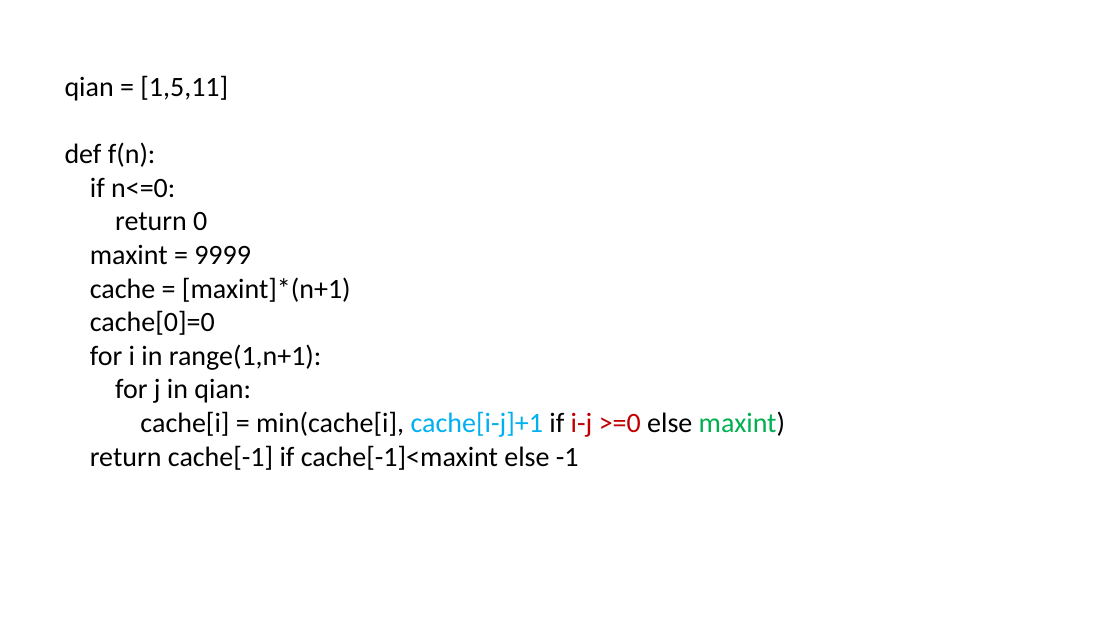
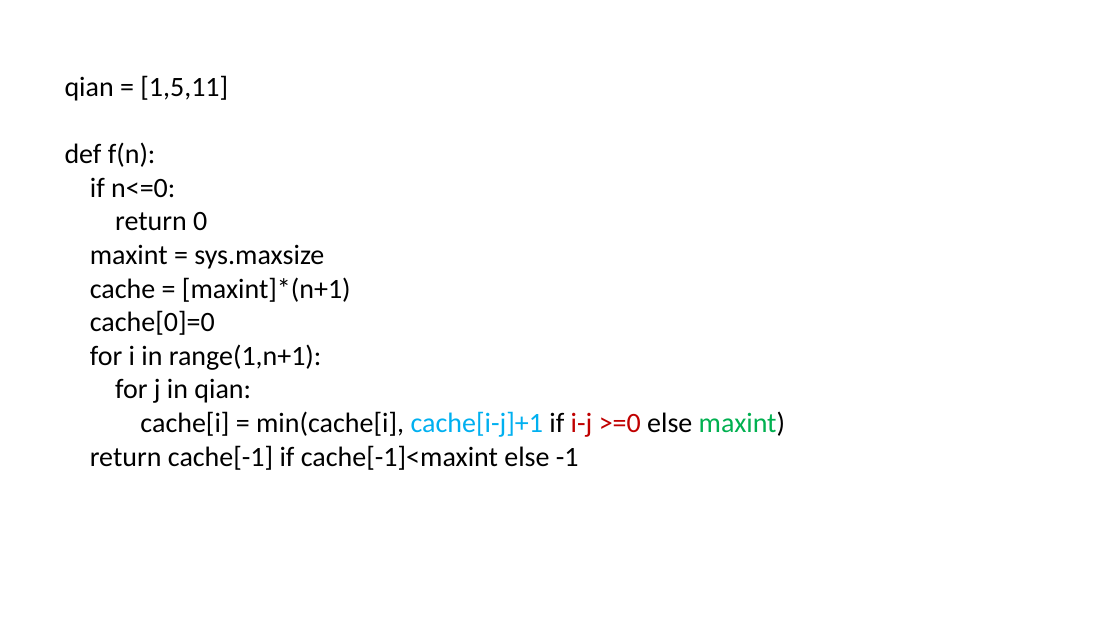
Before and after one commit to goodluck4s/notebook, a slide deck: slide 6 of 笔记/小算法.pptx (slide 5 before the commit). Drawn at 1120x630 pixels with LibreOffice and Linux fonts; fonts in the diff are those of the drawing. Boxes give left, top, right and bottom in pixels: in the first picture for what was removed or moved away, otherwise in the second. Text is boxed around its words. In the diff, an @@ line names an element or a change of style, - is before the commit and + after.

```diff
--- a/笔记/小算法.pptx
+++ b/笔记/小算法.pptx
@@ text at bbox=[90, 244, 324, 269]: text changed @@
-maxint = 9999
+maxint = sys.maxsize
```
Also in this commit, not shown: 3 other slides changed, 3 slides added, 13 slides removed.
